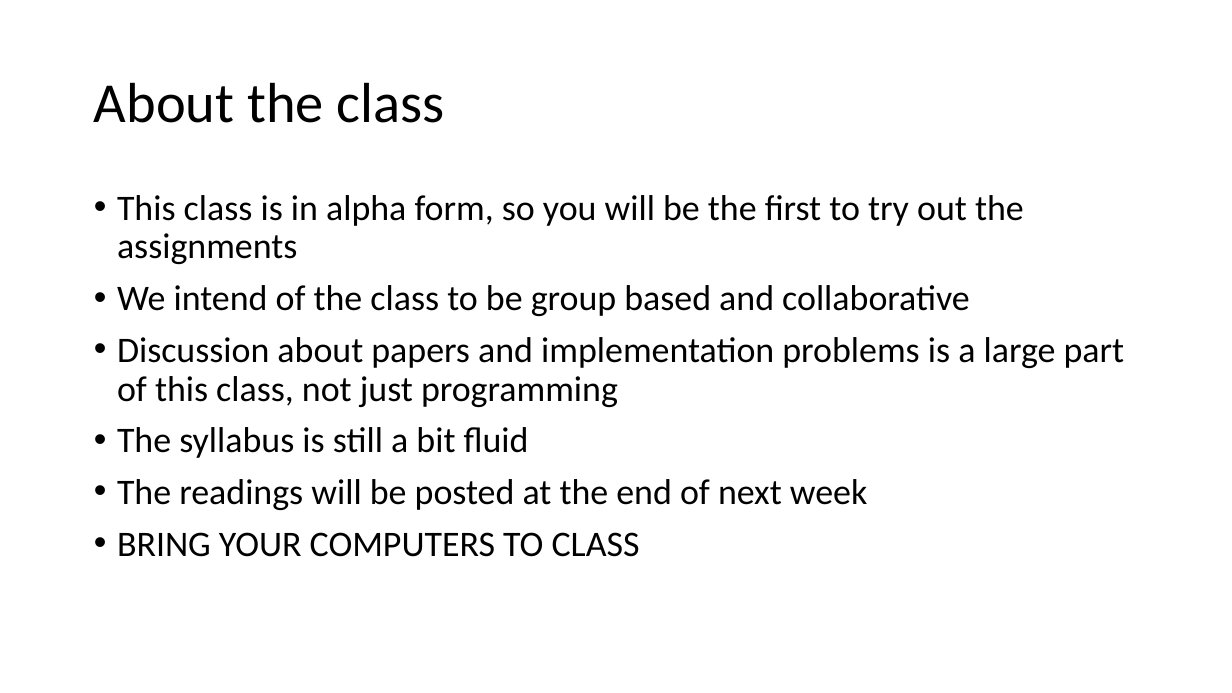
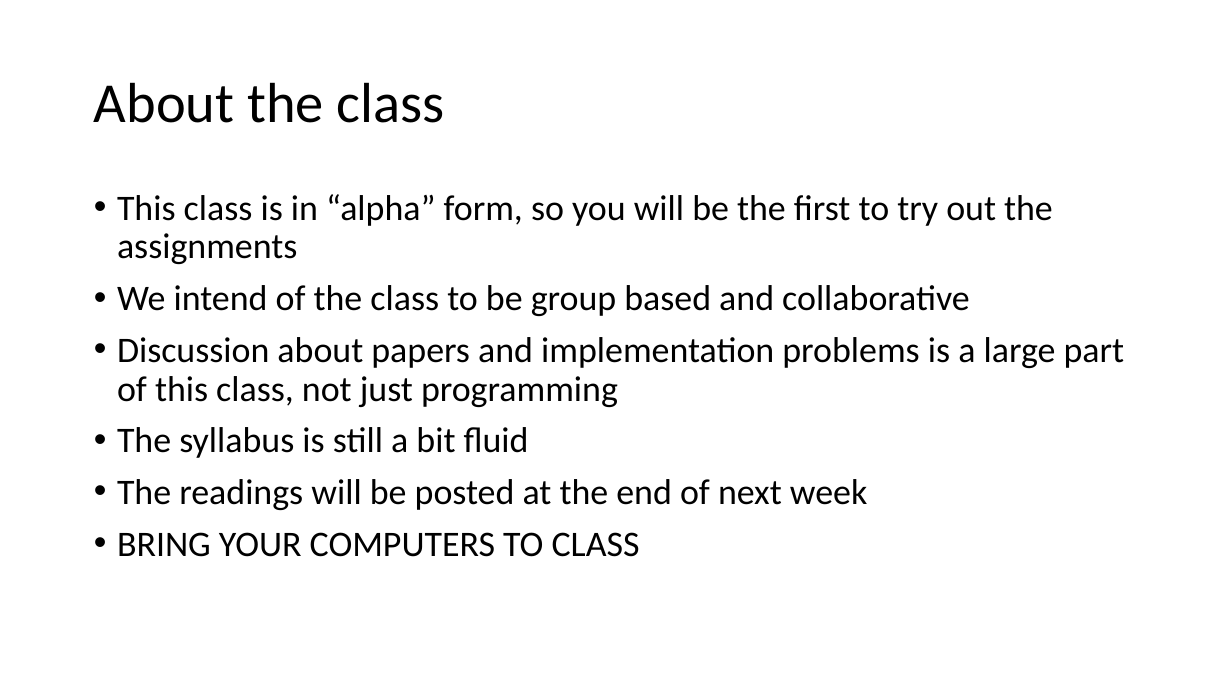
Before and after one commit to dialog-systems-class/dialog-systems-class.github.io, a slide deck: slide 3 of lectures/Intro.potx. Drawn at 1232x693 pixels with LibreOffice and Linux fonts; fonts in the diff are those of the drawing. Boxes give left, top, right and bottom in pixels: in the first picture for what was removed or moved away, otherwise in the second. Text is boxed around its words. In the diff, an @@ line names an element or a change of style, - is before the commit and + after.

Commit message:
small modifications to PPT and also added submission form for HW1.

```diff
--- a/lectures/Intro.potx
+++ b/lectures/Intro.potx
@@ text at (117, 194, 1053, 264): text changed @@
-• This class is in alpha form, so you will be the first to try out the assignments
+• This class is in “alpha” form, so you will be the first to try out the assignments
```
Also in this commit, not shown: 1 other slide changed, 1 slide added, 1 other file.
